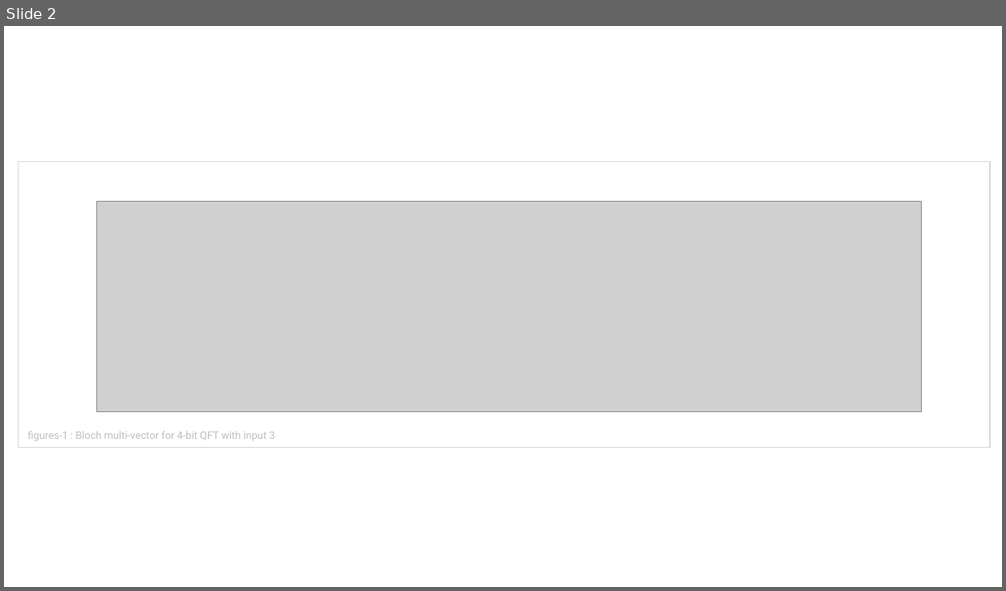
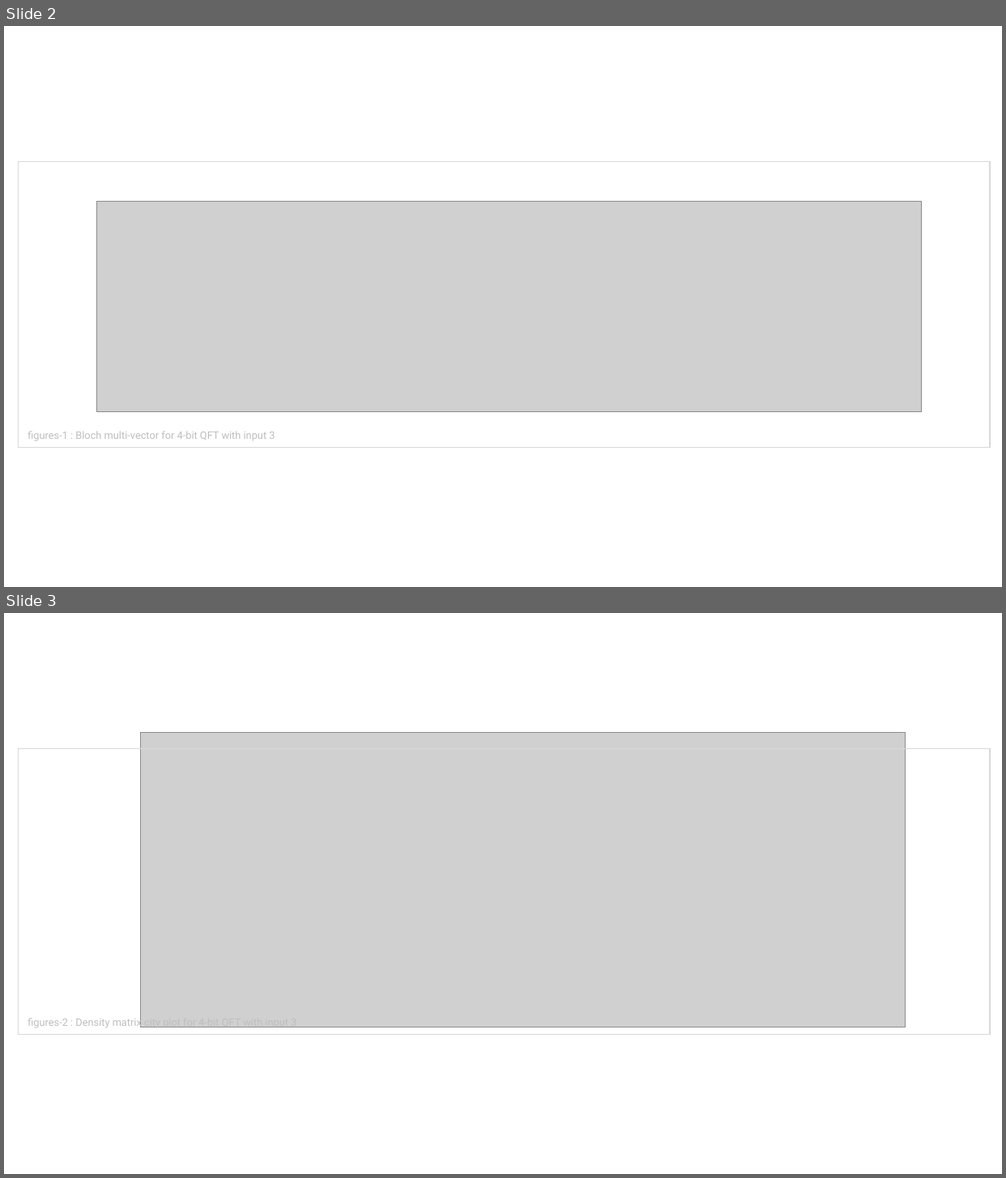
Before and after one commit to brunorijsman/quantum-internet-hackathon-2022, a slide deck: docs/figures/figures.pptx. Shown one above the other, each under a label of ours: slide 2 before the commit, slides 2 and 3 after it. The pictures are 1006x591 and 1006x1178 pixels, drawn with LibreOffice and Linux fonts; fonts in the diff are those of the drawing; grey boxes stand for pictures. Boxes give left, top, right and bottom in pixels: in the first picture for what was removed or moved away, otherwise in the second. Text is boxed around its words. In the diff, an @@ line names an element or a change of style, - is before the commit and + after.

Commit message:
Add city plot example for QFT

```diff
--- a/docs/figures/figures.pptx
+++ b/docs/figures/figures.pptx
@@ slide 3 added at (4, 613, 1002, 1174), background #FFFFFF @@
@@ picture added at (140, 733, 906, 1028) @@
@@ rectangle added at (19, 749, 990, 1035), outline #D9D9D9 1 pt @@
@@ text added at (27, 1016, 296, 1029), 10 pt, text #BFBFBF @@
+figures-2 : Density matrix city plot for 4-bit QFT with input 3
```
Also in this commit, not shown: 1 slide changed, 8 other files.
